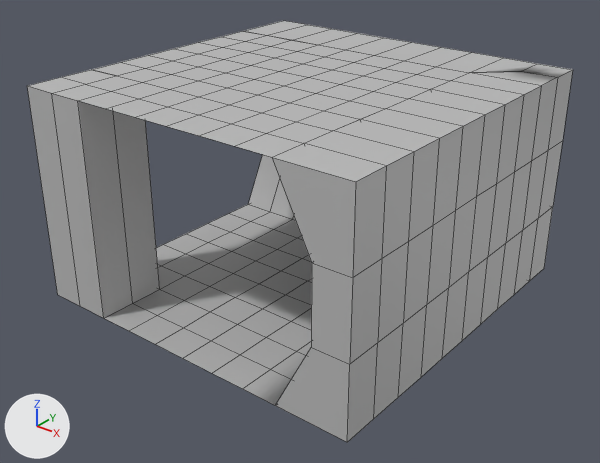
An edit to the FBX model Assets/Models/Models/Mo/Corr_Corner.fbx, drawn before and after from the same camera.
Before and after are seen from a 50 mm lens placed at (6.48, -8.29, 5.89), pointed at (0.08, -0.29, 0.93). Lighting does not change. The marker at lower left points along +X, +Y and +Z. Mesh edges are drawn as thin lines. Where no turn or scale is listed for an object, it has been applied to the vertices. Vertices at the same position are counted once.
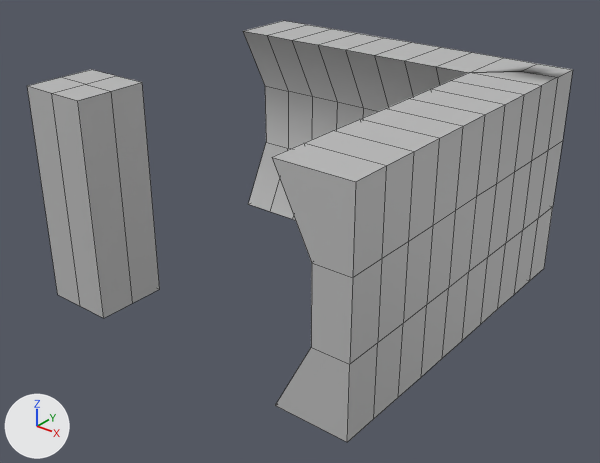
Changed parts and their boxes [x1, y1, x2, y2] in the pictures (600 x 463 px):
'pPlane2', deleted
    before: [78, 31, 468, 157]
part 1 of me_mesh, deleted
    before: [105, 204, 312, 405]

The edits, one by one:
me_mesh is used by ob_pplane1; location (0.0, 0.0, 0.0).
me_mesh had 249 vertices, 231 faces and spanned x -2.5..2.5, y -2.5..2.5, z 0.0..3.0.
me_mesh now has 194 vertices, 171 faces and spans x -2.5..2.5, y -2.5..2.5, z 0.0..3.0.
Part 1, on me_mesh:
55 vertices are removed from x -2.5..1.0, y -2.5..1.0, z 0.0.
60 faces are deleted.
Object 'pPlane2' (ob_pplane2) is deleted.
